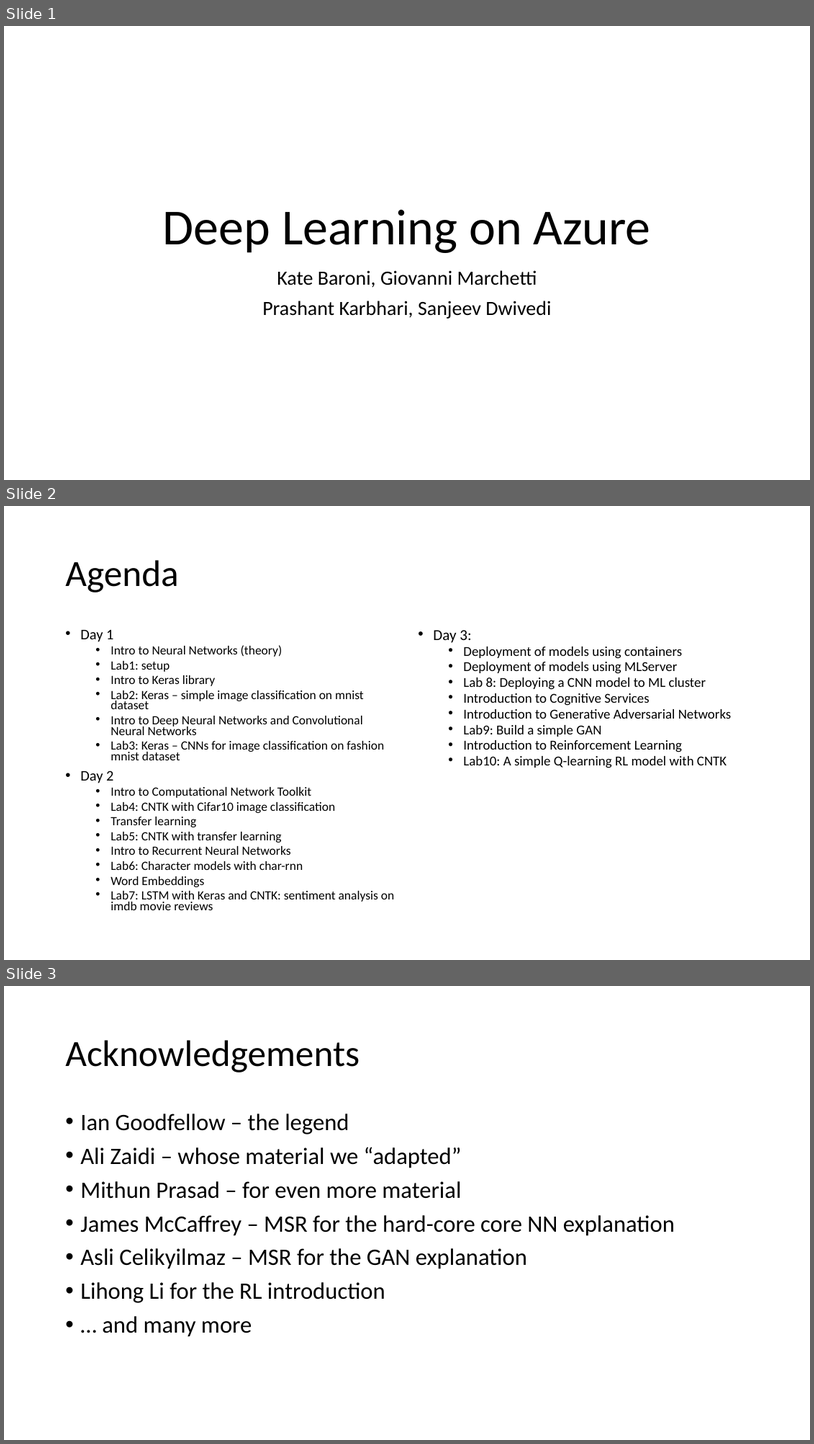
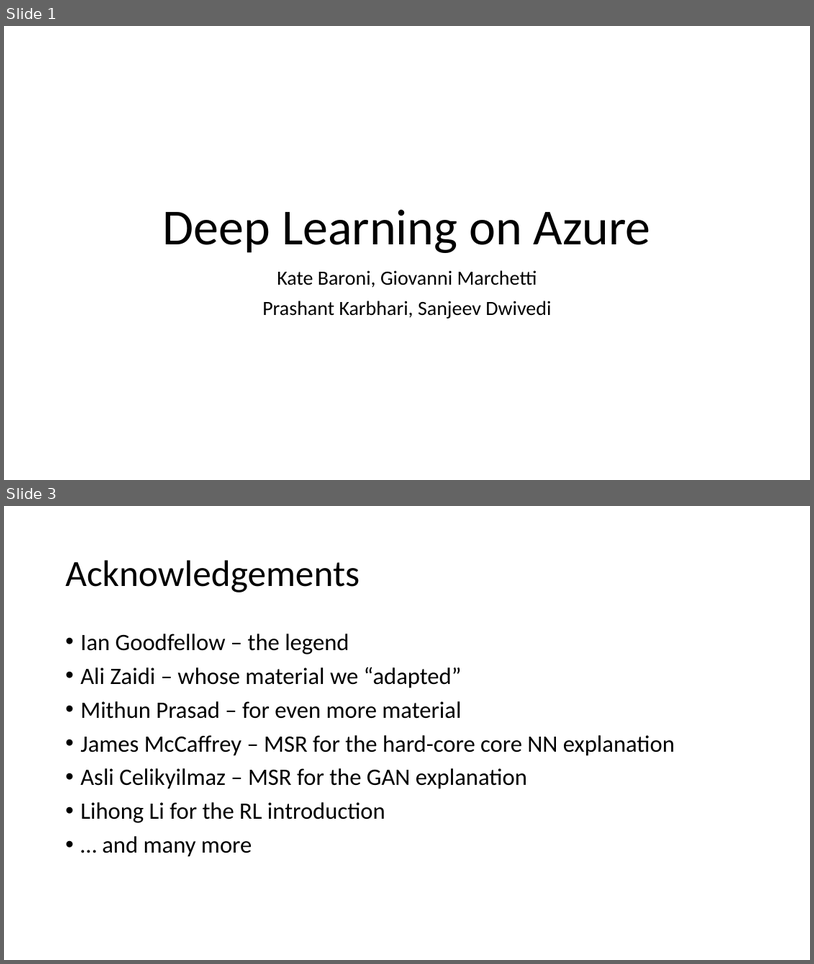
Before and after one commit to gmarchet/dnn-workshop, a slide deck: day1/Agenda.pptx. Shown one above the other, each under a label of ours: slides 1, 2 and 3 before the commit, slides 1 and 3 after it; the slides between them are not shown. The pictures are 814x1444 and 814x964 pixels, drawn with LibreOffice and Linux fonts; fonts in the diff are those of the drawing. Boxes give left, top, right and bottom in pixels: in the first picture for what was removed or moved away, otherwise in the second. Text is boxed around its words. In the diff, an @@ line names an element or a change of style, - is before the commit and + after.

```diff
--- a/day1/Agenda.pptx
+++ b/day1/Agenda.pptx
@@ slide 2 removed at bbox=[4, 506, 810, 960], background #FFFFFF @@
@@ title removed at bbox=[65, 560, 178, 592] @@
-Agenda
@@ text removed at bbox=[80, 630, 394, 910] @@
-• Day 1
-  • Intro to Neural Networks (theory)
-  • Lab1: setup
-  • Intro to Keras library
-  • Lab2: Keras – simple image classification on mnist dataset
-  • Intro to Deep Neural Networks and Convolutional Neural Networks
-  • Lab3: Keras – CNNs for image classification on fashion mnist dataset
-• Day 2
-  • Intro to Computational Network Toolkit
-  • Lab4: CNTK with Cifar10 image classification
-  • Transfer learning
-  • Lab5: CNTK with transfer learning
-  • Intro to Recurrent Neural Networks
-  • Lab6: Character models with char-rnn
-  • Word Embeddings
-  • Lab7: LSTM with Keras and CNTK: sentiment analysis on imdb movie reviews
@@ text removed at bbox=[433, 630, 732, 768] @@
-• Day 3:
-  • Deployment of models using containers
-  • Deployment of models using MLServer
-  • Lab 8: Deploying a CNN model to ML cluster
-  • Introduction to Cognitive Services
-  • Introduction to Generative Adversarial Networks
-  • Lab9: Build a simple GAN
-  • Introduction to Reinforcement Learning
-  • Lab10: A simple Q-learning RL model with CNTK
```
Also in this commit, not shown: 1 slide added, 4 other files.
